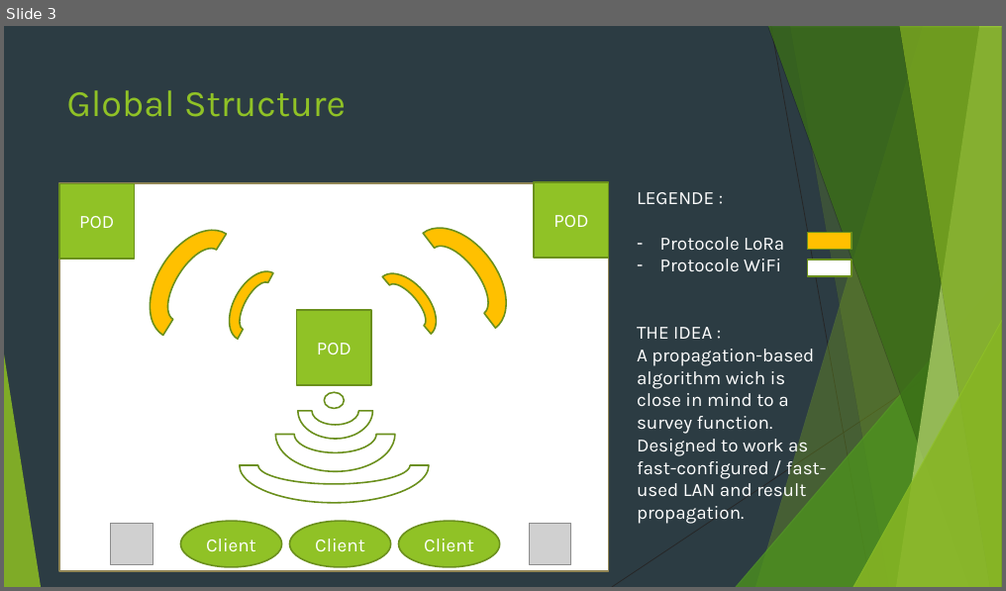
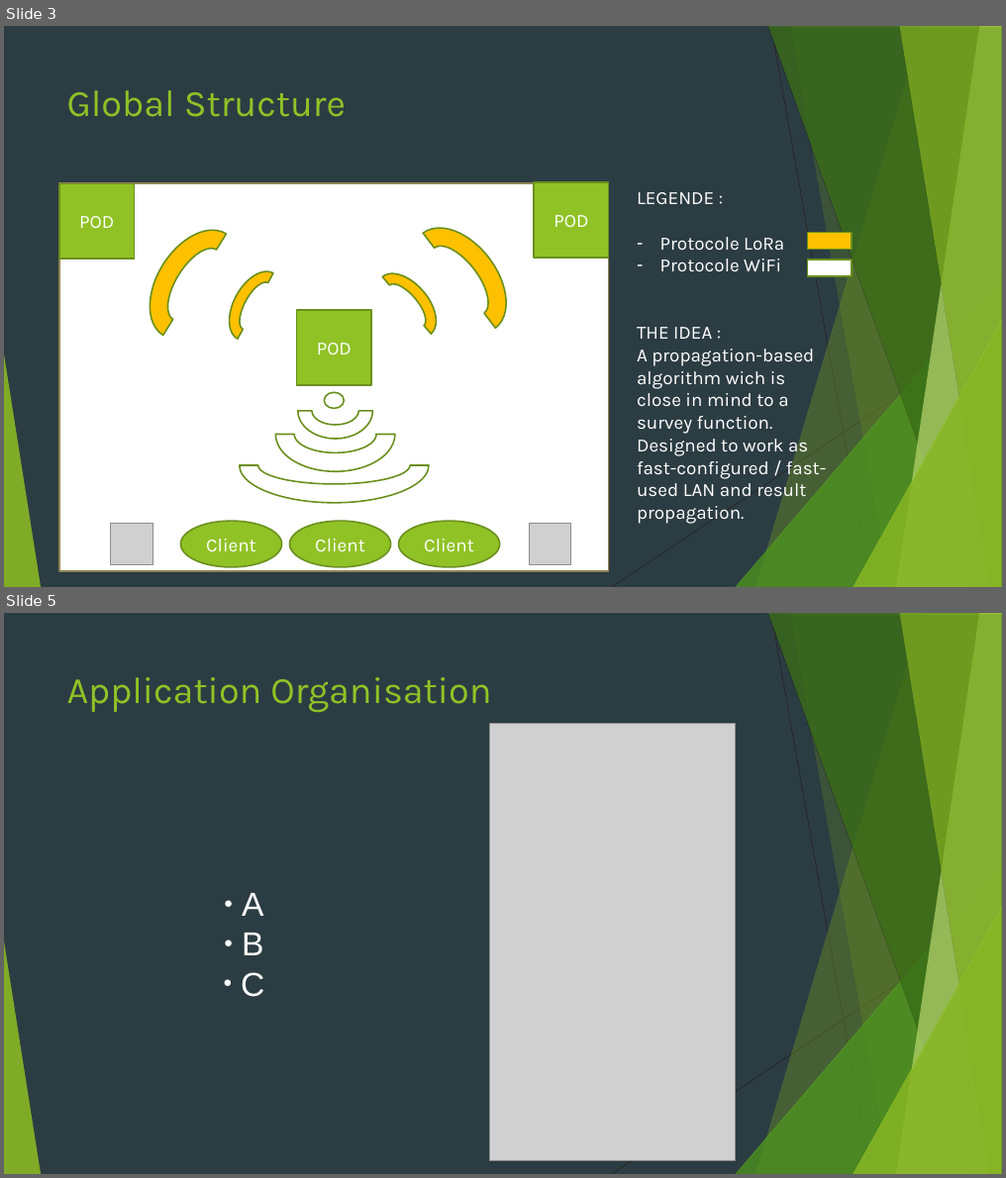
Before and after one commit to Shadsa/LoRaPODWave, a slide deck: final-presentation.odp. Shown one above the other, each under a label of ours: slide 3 before the commit, slides 3 and 5 after it; the slides between them are not shown. The pictures are 1006x591 and 1006x1178 pixels, drawn with LibreOffice and Linux fonts; fonts in the diff are those of the drawing; grey boxes stand for pictures. Boxes give left, top, right and bottom in pixels: in the first picture for what was removed or moved away, otherwise in the second. Text is boxed around its words. In the diff, an @@ line names an element or a change of style, - is before the commit and + after.

Commit message:
commented application code

```diff
--- a/final-presentation.odp
+++ b/final-presentation.odp
@@ slide 5 added at bbox=[4, 613, 1002, 1174], background #2C3C43; not listed: 10 template elements that a slide beside it also shows @@
@@ title added at bbox=[67, 677, 491, 712], 36 pt, text #90C226 @@
+Application Organisation
@@ picture added at bbox=[490, 723, 736, 1161] @@
@@ text added at bbox=[241, 893, 264, 997], 32 pt, text #FFFFFF @@
+● A
+● B
+● C
```
Also in this commit, not shown: 3 other slides added, 4 other files.
